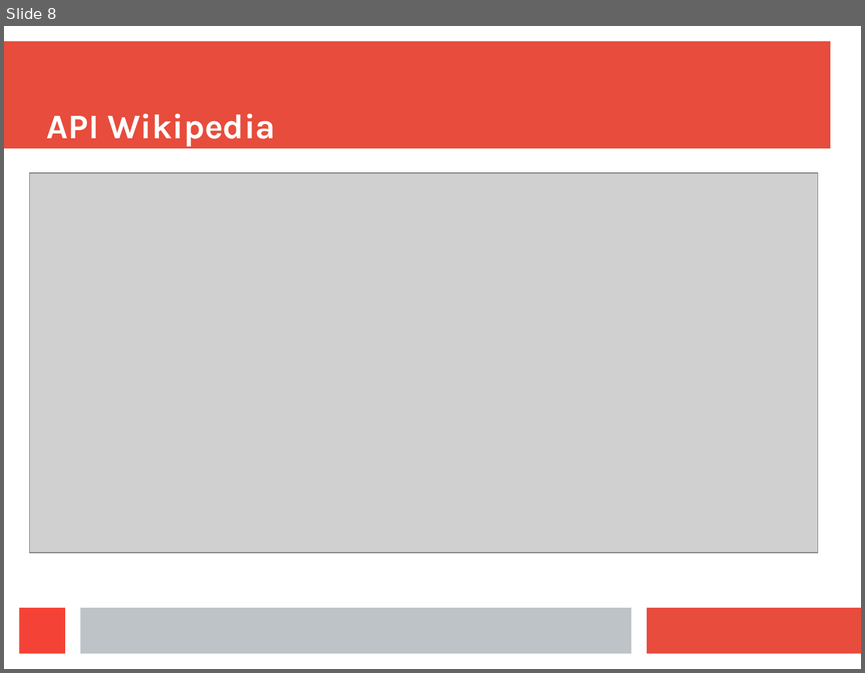
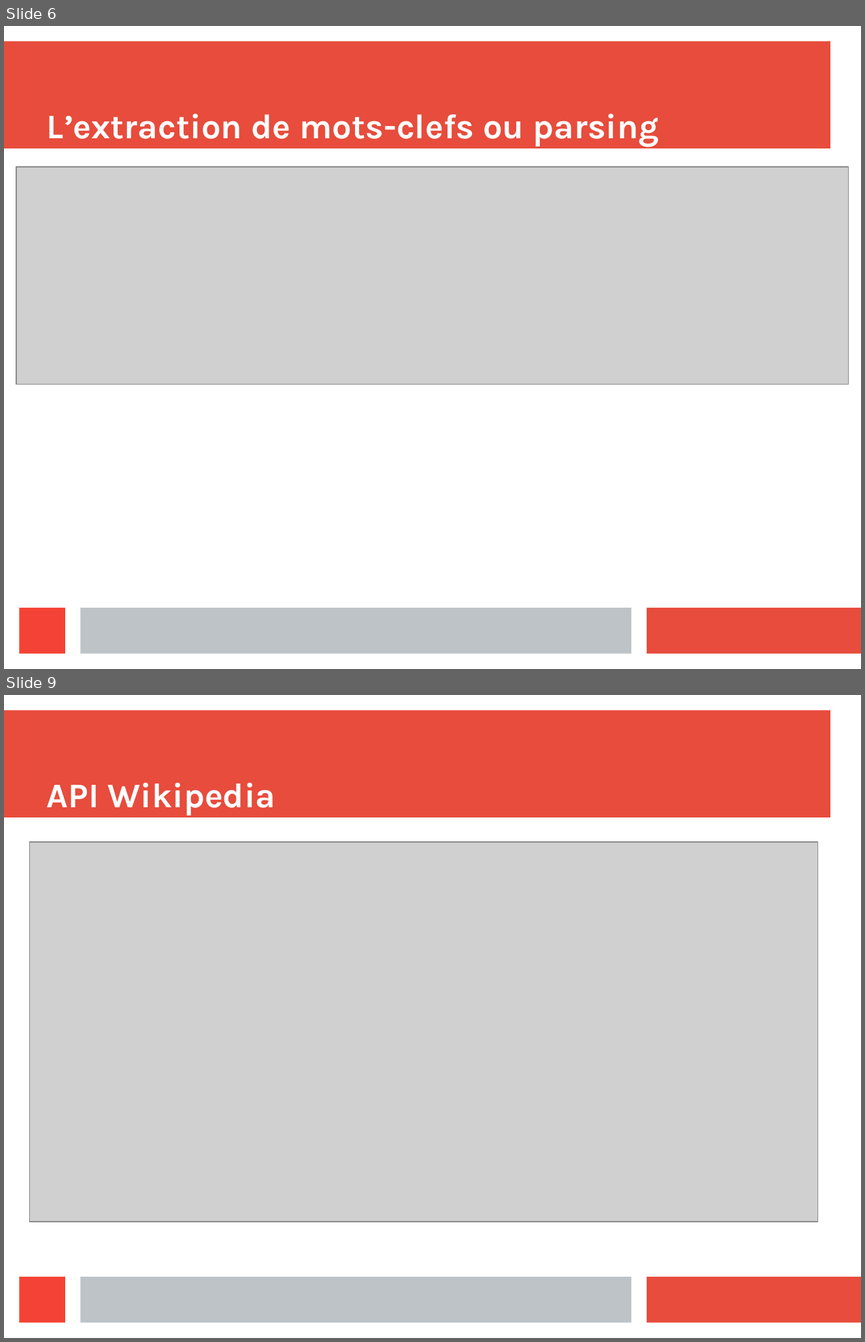
Before and after one commit to Wanbli83470/P7_ESTIVAL_THOMAS, a slide deck: SLIDE.odp. Shown one above the other, each under a label of ours: slide 8 before the commit, slides 6 and 9 after it; the slides between them are not shown. The pictures are 865x673 and 865x1342 pixels, drawn with LibreOffice and Linux fonts; fonts in the diff are those of the drawing; grey boxes stand for pictures. Boxes give left, top, right and bottom in pixels: in the first picture for what was removed or moved away, otherwise in the second. Text is boxed around its words. In the diff, an @@ line names an element or a change of style, - is before the commit and + after.

```diff
--- a/SLIDE.odp
+++ b/SLIDE.odp
@@ slide 6 added at (4, 26, 861, 669), background #FFFFFF; not listed: 4 template elements that a slide beside it also shows @@
@@ title added at (47, 114, 659, 146), 32 pt, text #FFFFFF, bold @@
+L’extraction de mots-clefs ou parsing
@@ picture added at (16, 167, 849, 384) @@
@@ what was slide 8 is now slide 9 @@
```
Also in this commit, not shown: 4 slides changed, 3 other files.
